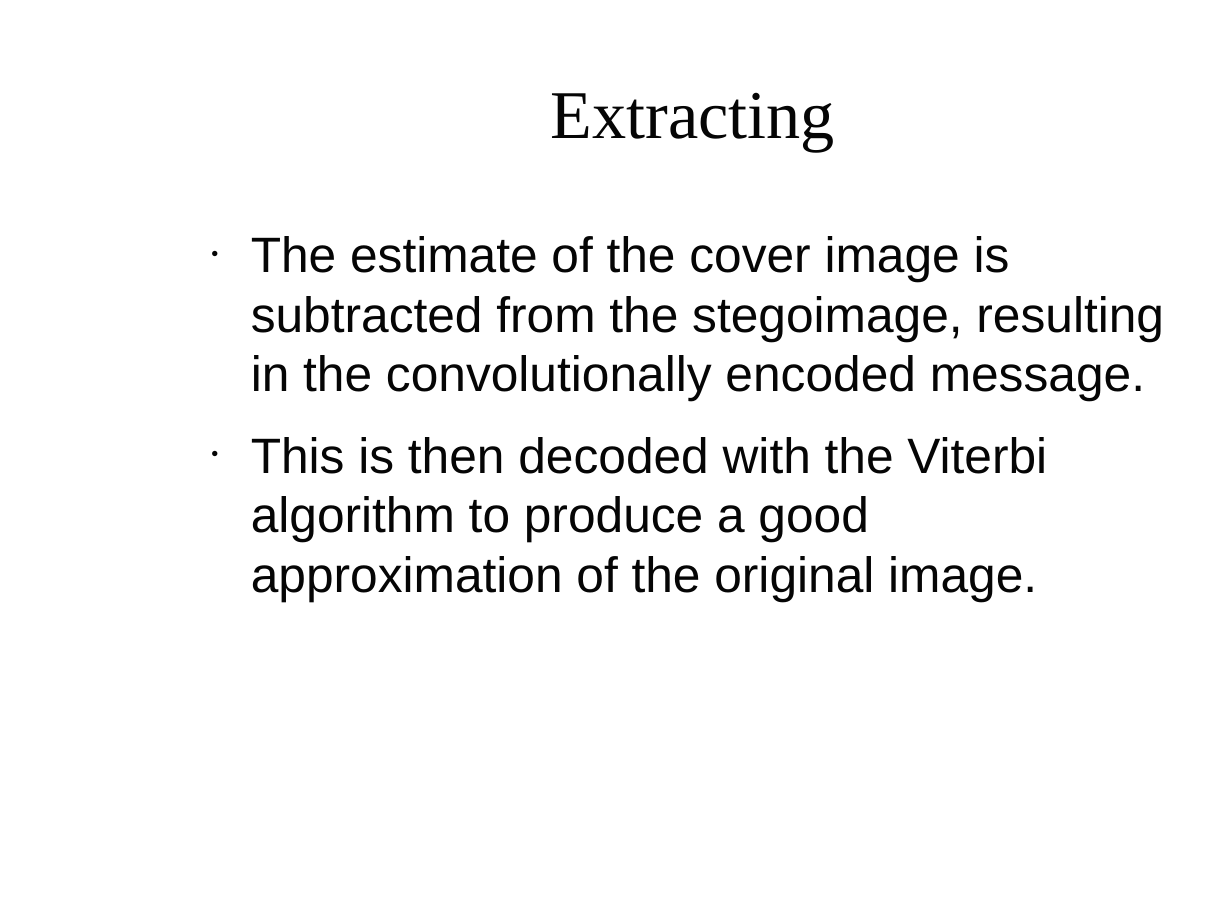
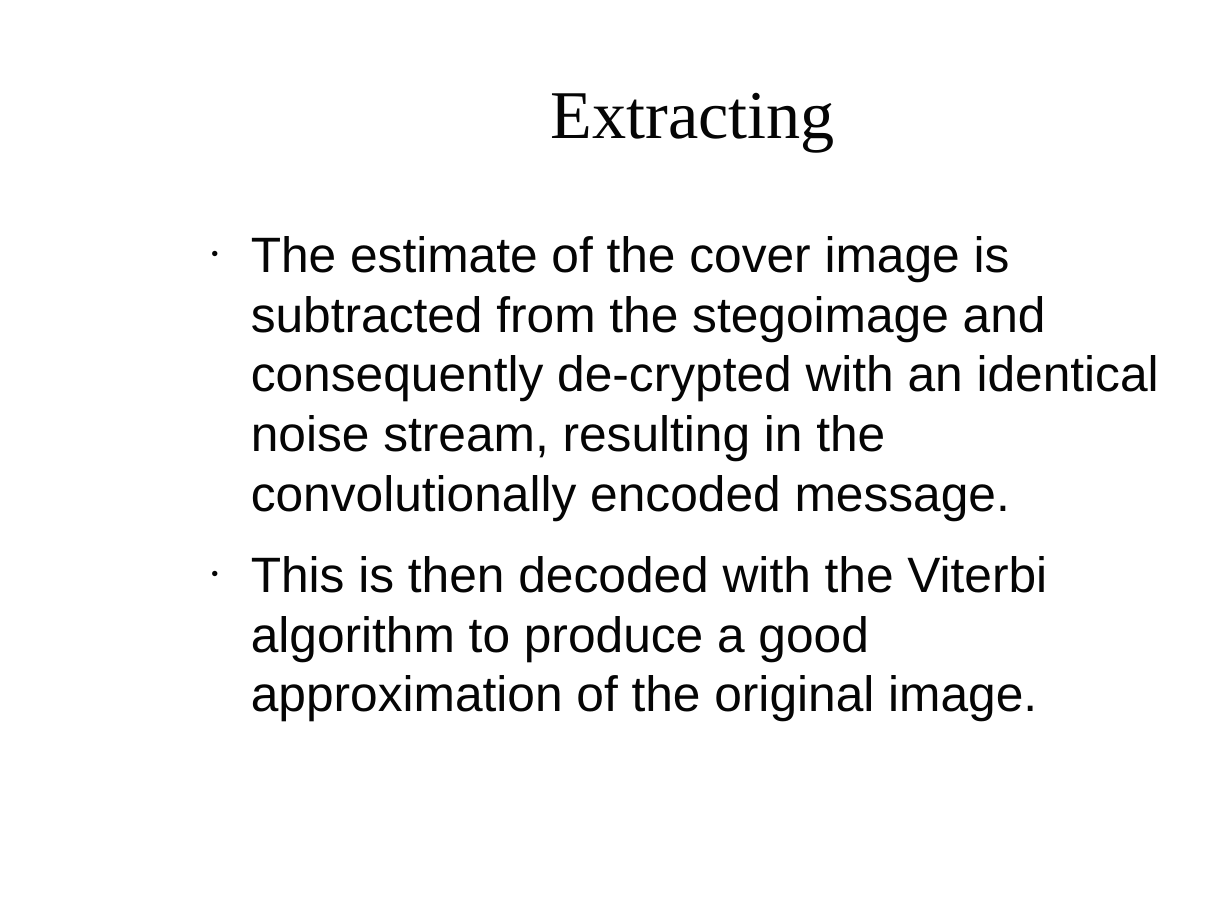
Before and after one commit to PySean/VisualStegano, a slide deck: slide 9 of final_thing/Stego_Presentation.odp. Drawn at 1232x924 pixels with LibreOffice and Linux fonts; fonts in the diff are those of the drawing; background and template pictures are left out. Boxes give left, top, right and bottom in pixels: in the first picture for what was removed or moved away, otherwise in the second. Text is boxed around its words. In the diff, an @@ line names an element or a change of style, - is before the commit and + after.

```diff
--- a/final_thing/Stego_Presentation.odp
+++ b/final_thing/Stego_Presentation.odp
@@ text at (x1=251, y1=236, x2=1159, y2=520): text changed @@
-● The estimate of the cover image is subtracted from the stegoimage, resulting in the convolutionally encoded message.
+● The estimate of the cover image is subtracted from the stegoimage and consequently de-crypted with an identical noise stream, resulting in the convolutionally encoded message.
```
Also in this commit, not shown: 1 slide added, 2 slides removed, 5 other files.
